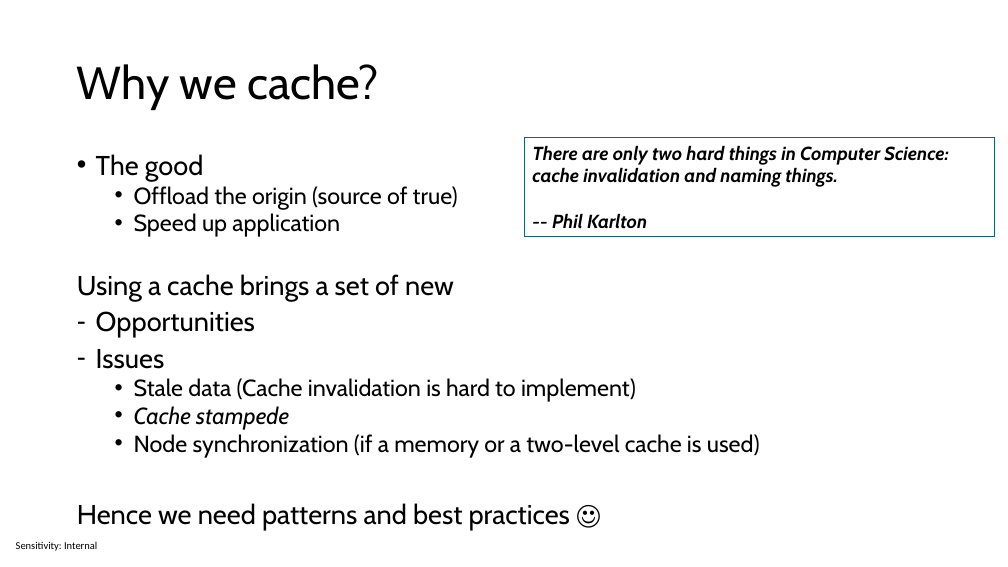
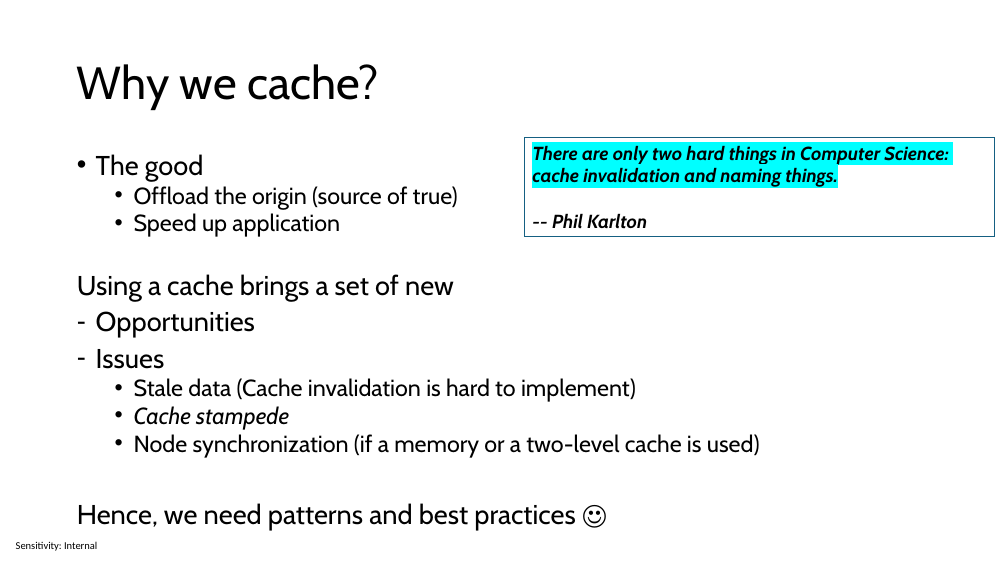
Before and after one commit to sabbadino/cache-like-a-pro-fusion-cache, a slide deck: slide 6 of cache-like-a-pro.pptx (slide 3 before the commit). Drawn at 1008x567 pixels with LibreOffice and Linux fonts; fonts in the diff are those of the drawing. Boxes give left, top, right and bottom in pixels: in the first picture for what was removed or moved away, otherwise in the second. Text is boxed around its words. In the diff, an @@ line names an element or a change of style, - is before the commit and + after.

```diff
--- a/cache-like-a-pro.pptx
+++ b/cache-like-a-pro.pptx
@@ text in rectangle at [532, 145, 949, 187]: highlight none to #00FFFF in "There are only two hard things in ..." @@
@@ text at [77, 503, 575, 530]: text changed @@
-Hence we need patterns and best practices ☺
+Hence, we need patterns and best practices ☺
```
Also in this commit, not shown: 3 slides added, 7 other files.
